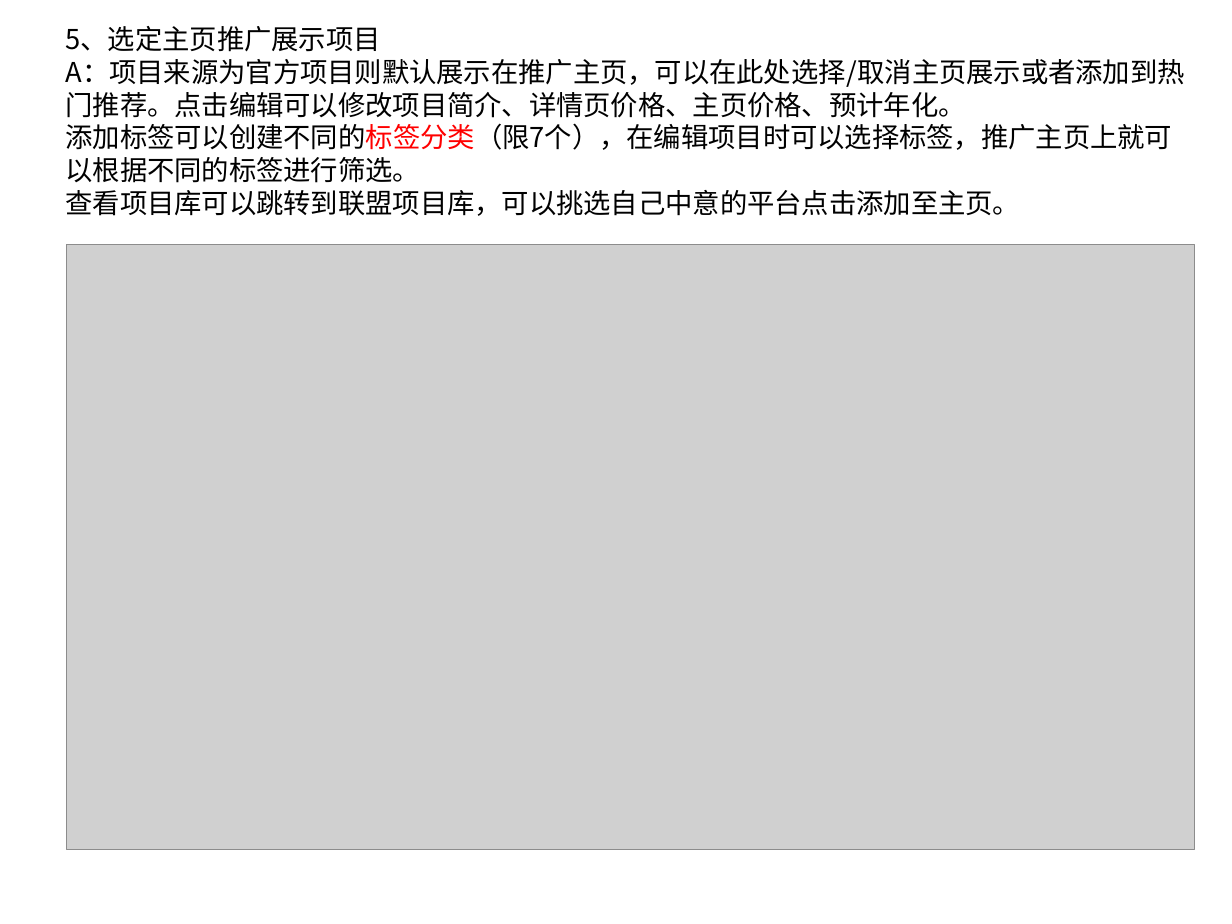
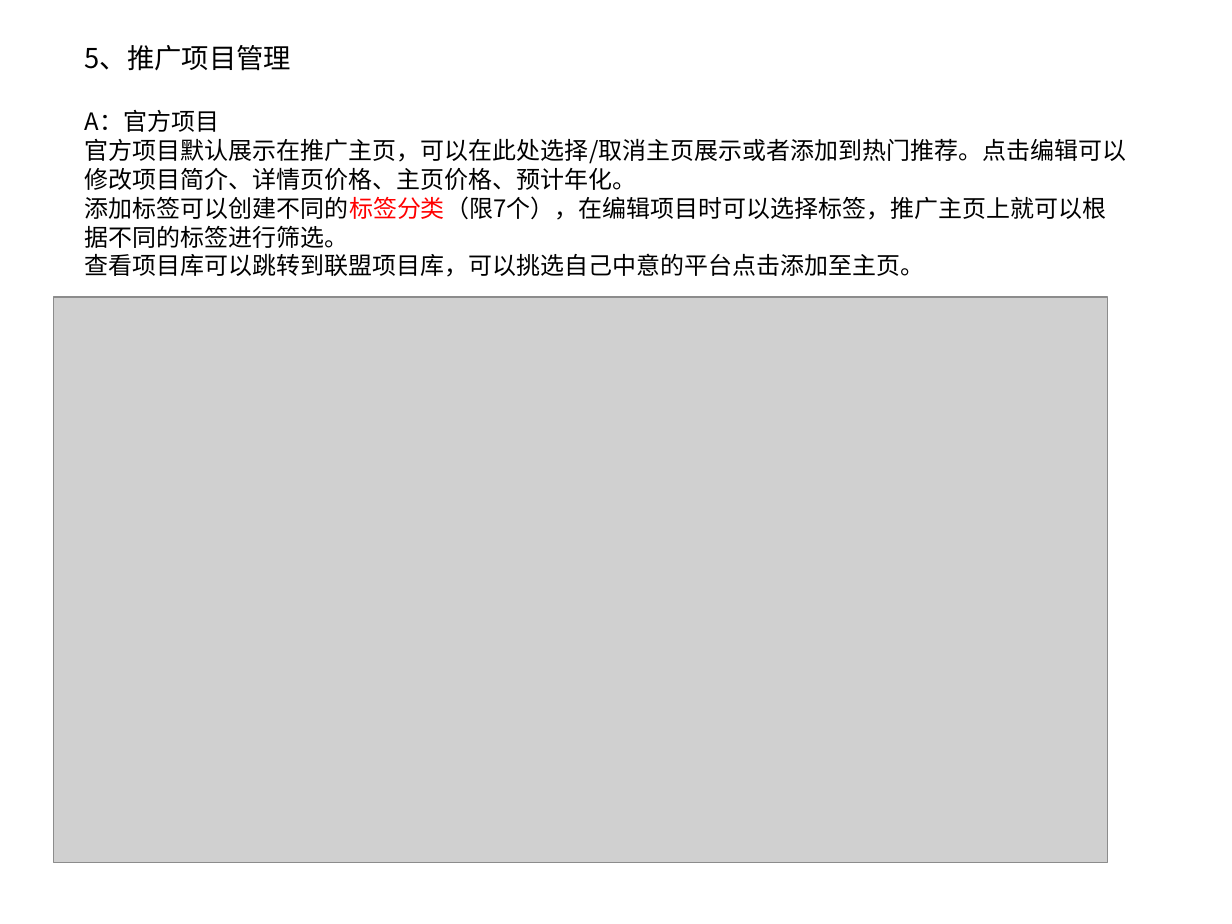
Before and after one commit to csdusunlight/qudao, a slide deck: slide 6 of static/download/福利联盟新人指南.ppt (slide 7 before the commit). Drawn at 1232x924 pixels with LibreOffice and Linux fonts; fonts in the diff are those of the drawing; grey boxes stand for pictures; background and template pictures are left out. Boxes give left, top, right and bottom in pixels: in the first picture for what was removed or moved away, otherwise in the second. Text is boxed around its words. In the diff, an @@ line names an element or a change of style, - is before the commit and + after.

```diff
--- a/static/download/福利联盟新人指南.ppt
+++ b/static/download/福利联盟新人指南.ppt
@@ text "5、推广项目管理": place and size @@
-text "5、推广项目管理" at <box>66,26,1185,216</box>
+text "5、推广项目管理" at <box>85,45,1127,277</box>
@@ text at <box>85,45,1127,190</box>: text changed; size 16 to 14 pt @@
-5、选定主页推广展示项目
-A：项目来源为官方项目则默认展示在推广主页，可以在此处选择/取消主页展示或者添加到热门推荐。点击编辑可以修改项目简介、详情页价格、主页价格、预计年化。
+5、推广项目管理
+A：官方项目
+官方项目默认展示在推广主页，可以在此处选择/取消主页展示或者添加到热门推荐。点击编辑可以修改项目简介、详情页价格、主页价格、预计年化。
@@ text at <box>85,196,1107,277</box>: size 16 to 14 pt in "添加标签可以创建不同的标签分类（限7个），在编辑项目时可以选择标签，推广主页上就可以根据不同的标签进行筛选。", "查看项目库可以跳转到联盟项目库，可以挑选自己中意的平台点击添加至主页。" @@
@@ picture: place and size @@
-picture at <box>67,245,1195,850</box>
+picture at <box>53,297,1108,862</box>
```
Also in this commit, not shown: 9 other slides changed, 8 slides added, 4 slides removed, 4 other files.
